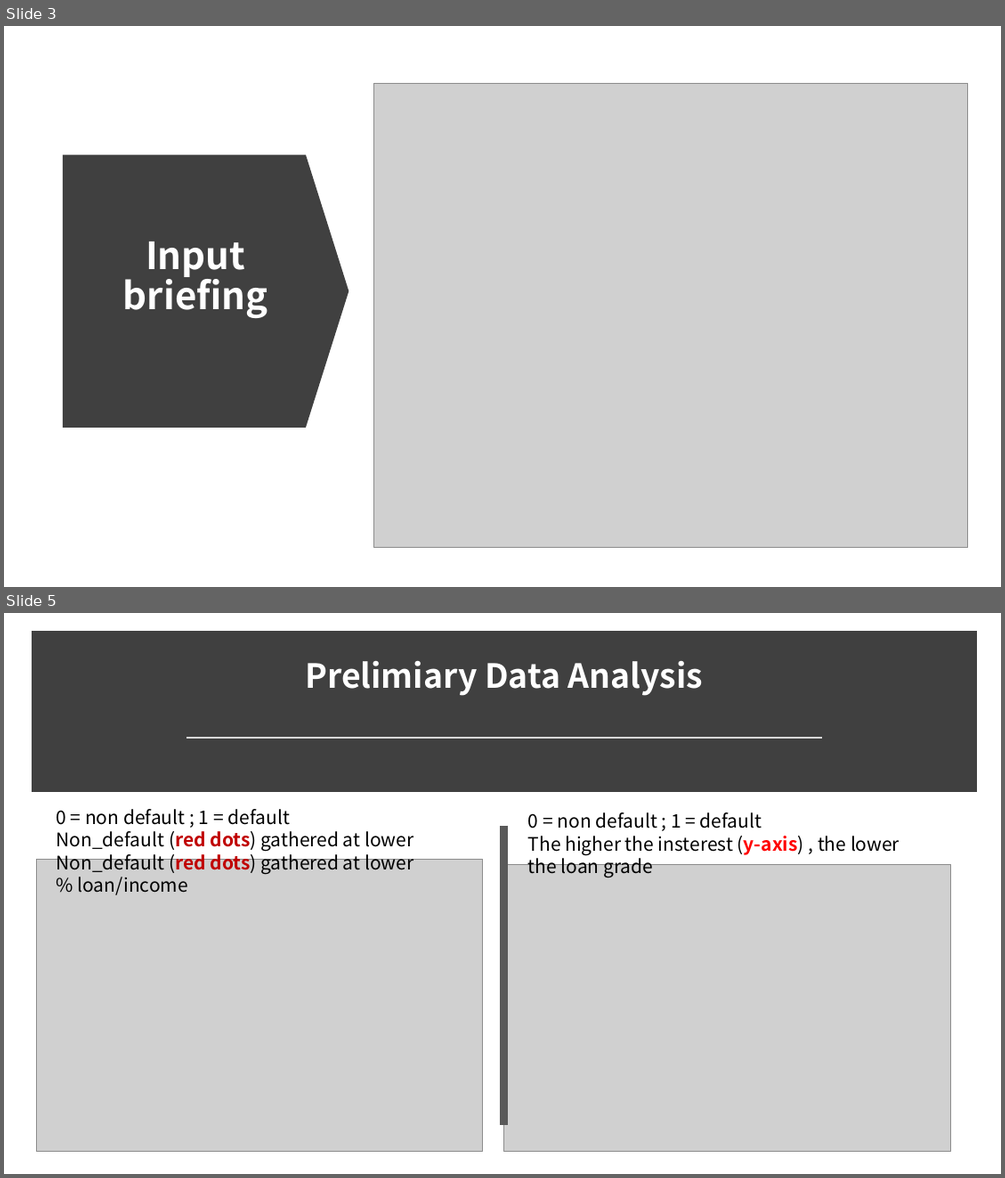
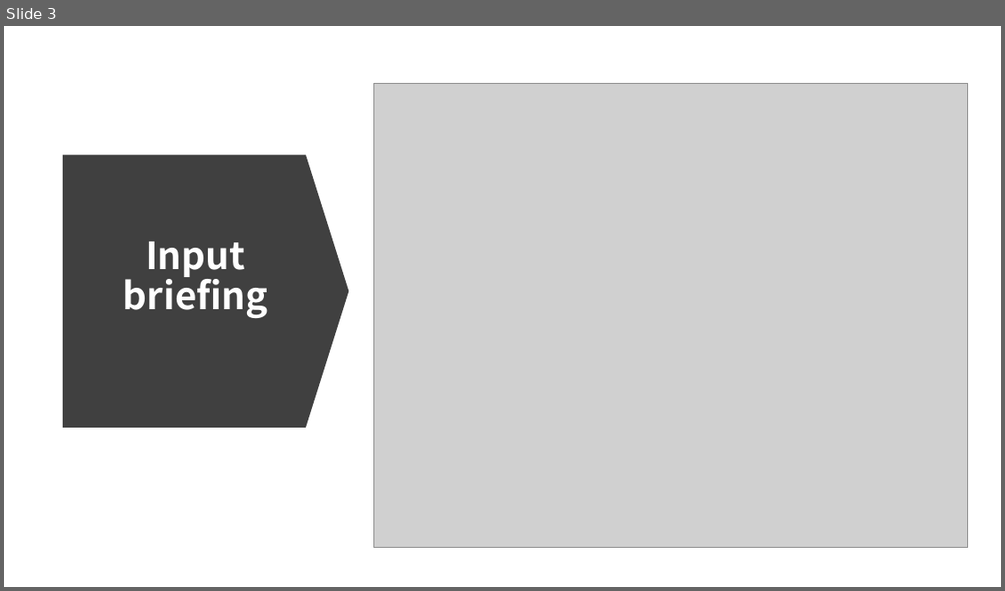
Before and after one commit to Shinan-tech/Credit_default, a slide deck: Default prediction model.pptx. Shown one above the other, each under a label of ours: slides 3 and 5 before the commit, slide 3 after it; the slides between them are not shown. The pictures are 1005x1178 and 1005x591 pixels, drawn with LibreOffice and Linux fonts; fonts in the diff are those of the drawing; grey boxes stand for pictures. Boxes give left, top, right and bottom in pixels: in the first picture for what was removed or moved away, otherwise in the second. Text is boxed around its words. In the diff, an @@ line names an element or a change of style, - is before the commit and + after.

```diff
--- a/Default prediction model.pptx
+++ b/Default prediction model.pptx
@@ slide 5 removed at (4,613,1001,1174), background #FFFFFF @@
@@ rectangle removed at (36,636,971,787) @@
@@ title removed at (305,660,703,696) @@
-Prelimiary Data Analysis
@@ line removed from (186, 737) to (822, 737) @@
@@ text removed at (56,809,413,895) @@
-0 = non default ; 1 = default
-Non_default (red dots) gathered at lower Non_default (red dots) gathered at lower % loan/income
@@ line removed from (504, 826) to (504, 1125) @@
@@ text removed at (528,812,899,877) @@
-0 = non default ; 1 = default
-The higher the insterest (y-axis) , the lower the loan grade
@@ picture removed at (36,859,483,1151) @@
@@ picture removed at (504,865,951,1151) @@
```
Also in this commit, not shown: 4 other slides removed, 2 other files.
